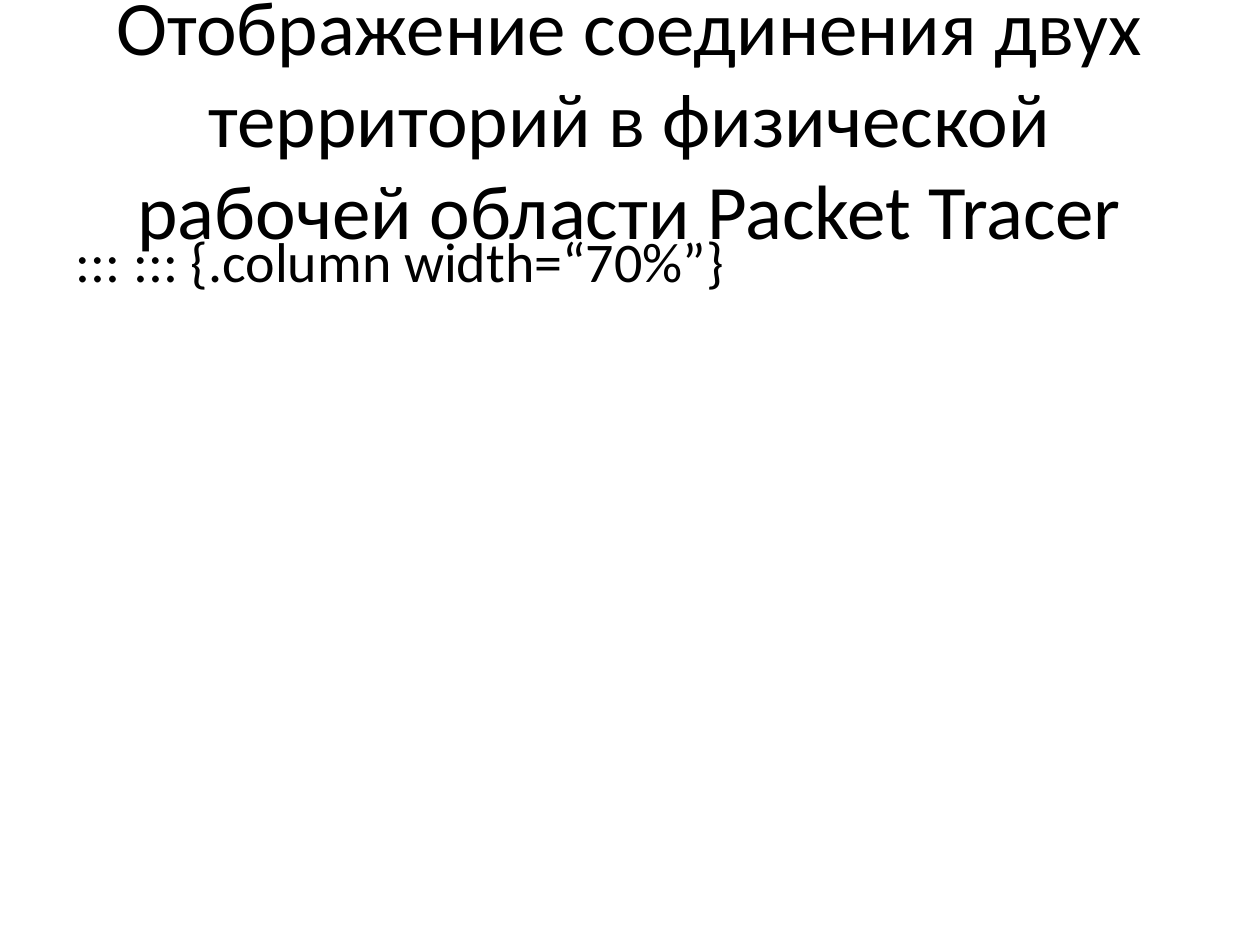
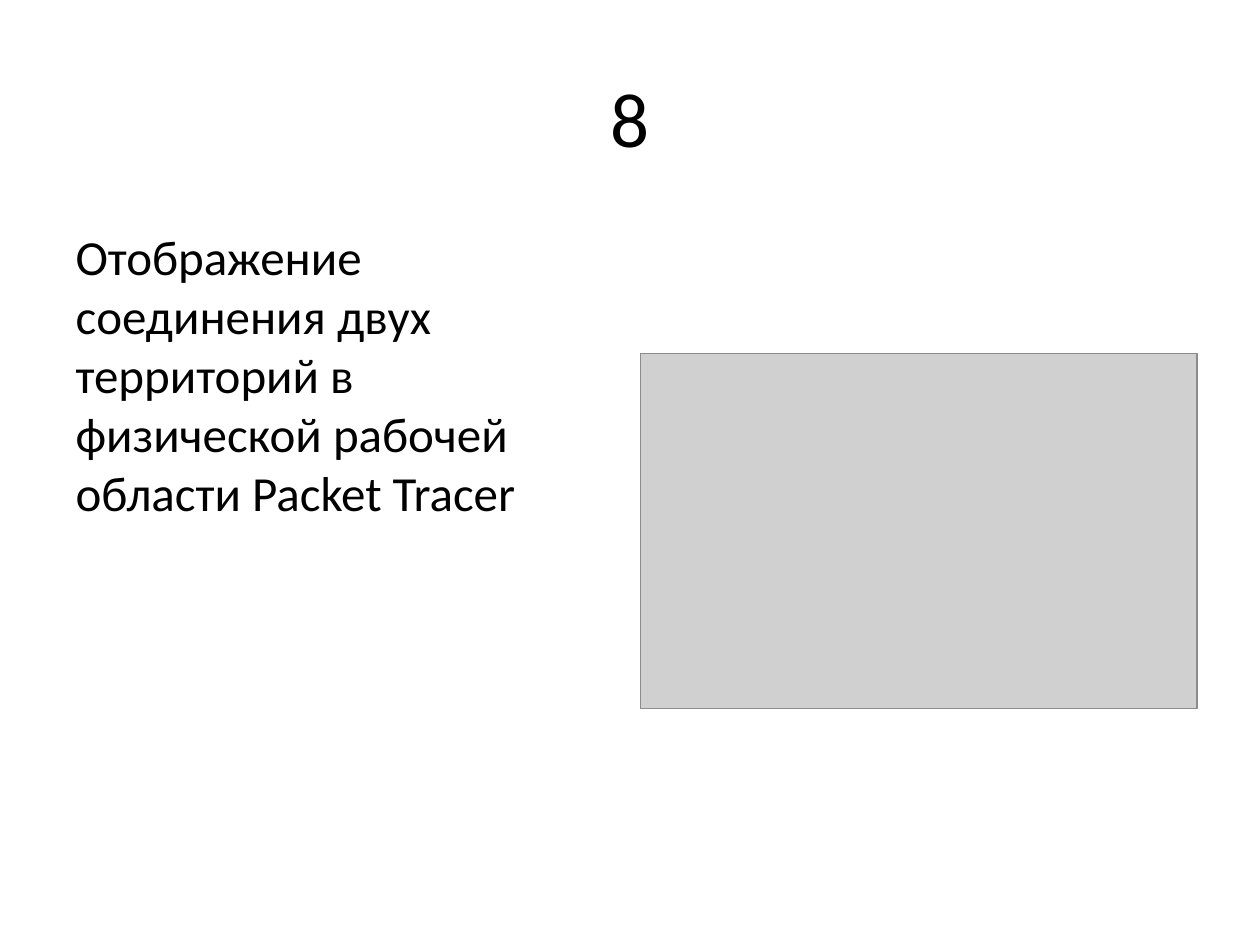
Before and after one commit to pyskandarova/study_2024-2025_net-admin, a slide deck: slide 13 of labs/lab07/presentation/presentation.pptx (slide 22 before the commit). Drawn at 1260x945 pixels with LibreOffice and Linux fonts; fonts in the diff are those of the drawing; grey boxes stand for pictures. Boxes give left, top, right and bottom in pixels: in the first picture for what was removed or moved away, otherwise in the second. Text is boxed around its words. In the diff, an @@ line names an element or a change of style, - is before the commit and + after.

```diff
--- a/labs/lab07/presentation/presentation.pptx
+++ b/labs/lab07/presentation/presentation.pptx
@@ title added at [610, 94, 649, 148], 44 pt, text #000000 @@
+8
@@ text "Отображение соединения двух территорий в ...": place and size @@
-text "Отображение соединения двух территорий в ..." at [116, 2, 1142, 257]
+text "Отображение соединения двух территорий в ..." at [76, 241, 515, 512]
@@ text "Отображение соединения двух территорий в ..." at [76, 241, 515, 512]: size 44 to 28 pt; alignment centre to left; more space between paragraphs; vertical alignment middle to top @@
@@ text removed at [191, 235, 724, 290] @@
-::: ::: {.column width=“70%”}
@@ picture added at [640, 354, 1197, 709] @@
```
Also in this commit, not shown: 7 other slides changed, 4 slides added, 15 slides removed, 2 other files.
